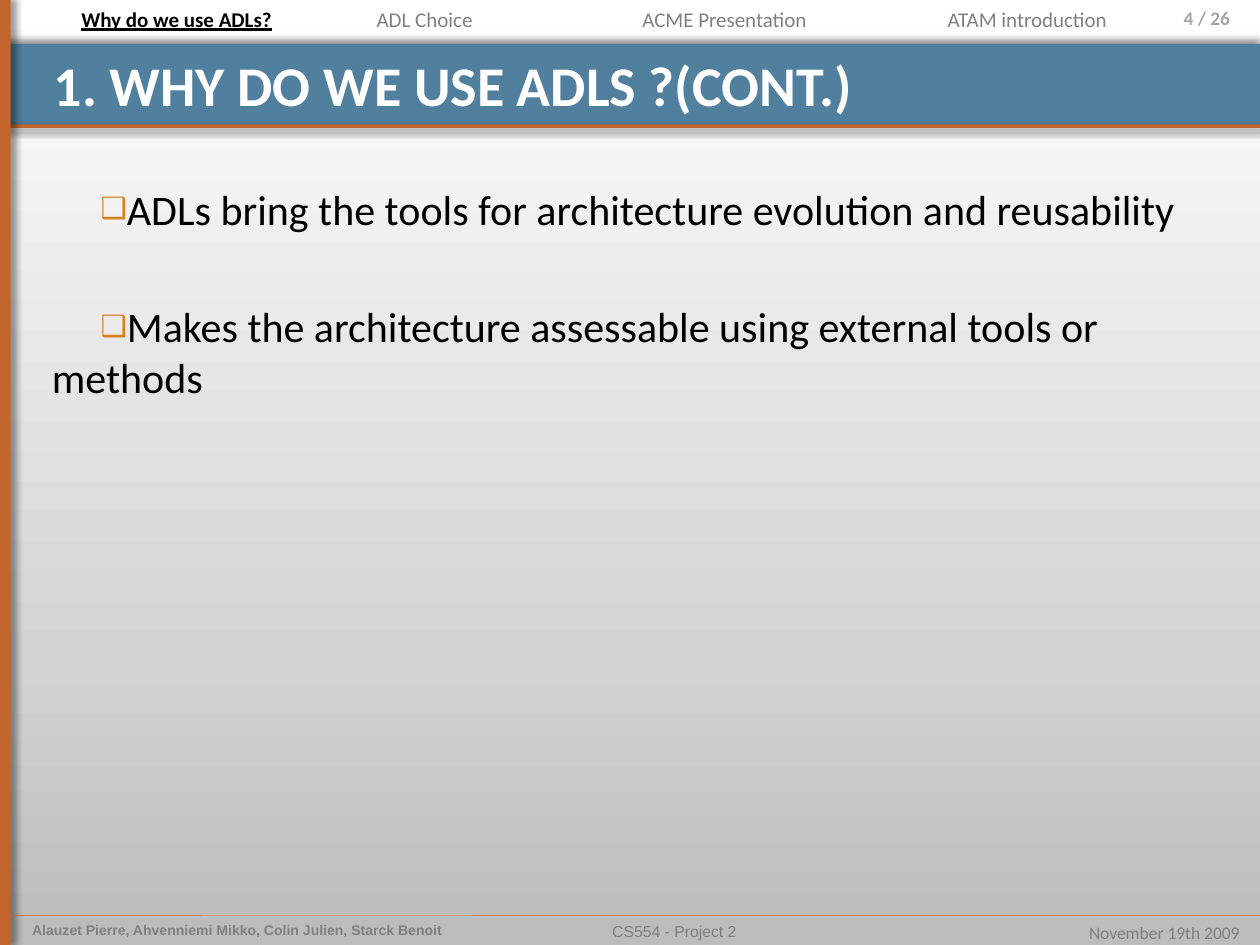
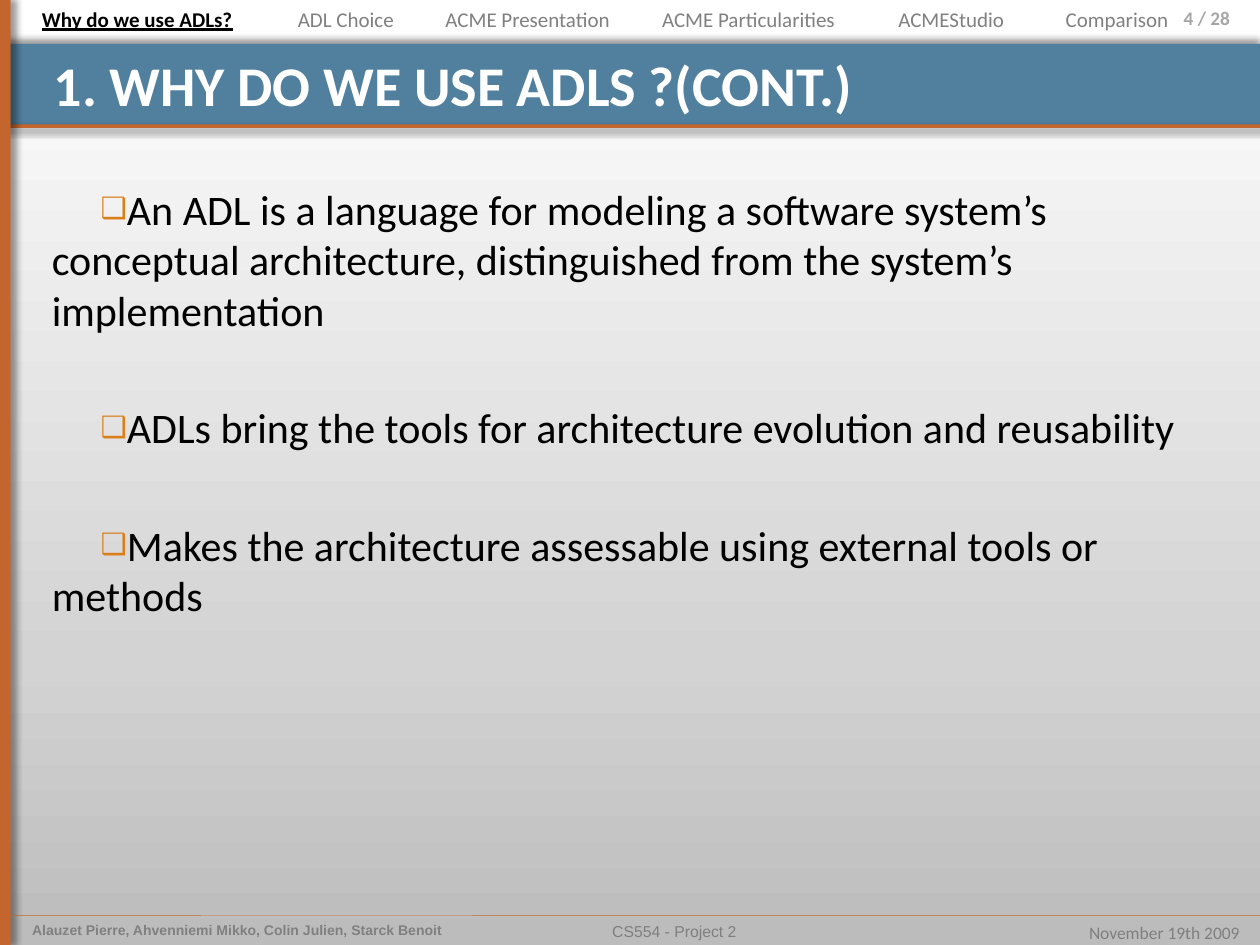
Before and after one commit to pierrealauzet/euroteam, a slide deck: slide 4 of Project 2/Part2/CS554_EuroTeam_Project2_OP5.pptx. Drawn at 1260x945 pixels with LibreOffice and Linux fonts; fonts in the diff are those of the drawing. Boxes give left, top, right and bottom in pixels: in the first picture for what was removed or moved away, otherwise in the second. Text is boxed around its words. In the diff, an @@ line names an element or a change of style, - is before the commit and + after.

```diff
--- a/Project 2/Part2/CS554_EuroTeam_Project2_OP5.pptx
+++ b/Project 2/Part2/CS554_EuroTeam_Project2_OP5.pptx
@@ text "Why do we use ADLs?": place and size @@
-text "Why do we use ADLs?" at <box>81,12,272,31</box>
+text "Why do we use ADLs?" at <box>42,12,232,31</box>
@@ text "ADL Choice": place and size @@
-text "ADL Choice" at <box>377,12,472,27</box>
+text "ADL Choice" at <box>298,12,393,27</box>
@@ text "ACME Presentation": place and size @@
-text "ACME Presentation" at <box>642,12,806,27</box>
+text "ACME Presentation" at <box>445,12,609,27</box>
@@ text added at <box>662,12,835,27</box>, 12 pt, text #808080 @@
+ACME Particularities
@@ text added at <box>898,12,1004,27</box>, 12 pt, text #808080 @@
+ACMEStudio
@@ text removed at <box>948,12,1106,27</box> @@
-ATAM introduction
@@ text added at <box>1066,12,1168,31</box>, 12 pt, text #808080 @@
+Comparison
@@ page number at <box>1184,12,1230,25</box>: text changed @@
-4 / 26
+4 / 28
@@ text at <box>52,195,1047,333</box>: paragraph added @@
+❑ An ADL is a language for modeling a software system’s conceptual architecture, distinguished from the system’s implementation
```
Also in this commit, not shown: 19 other slides changed, 8 slides added, 1 slide removed, 4 other files.
